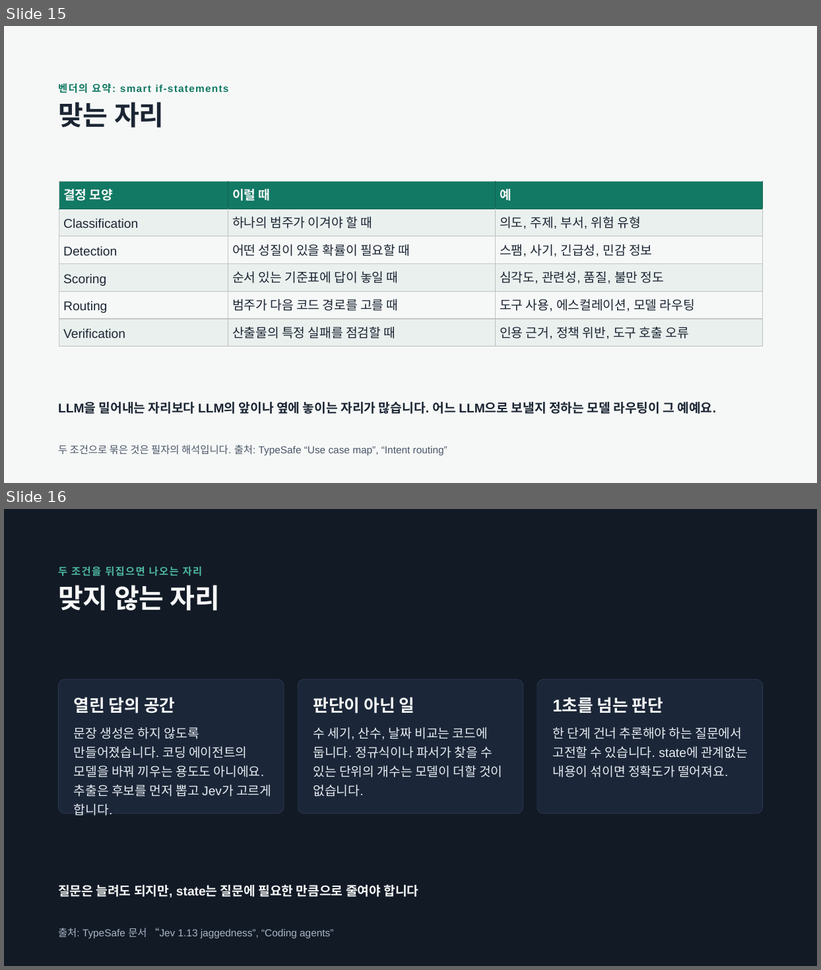
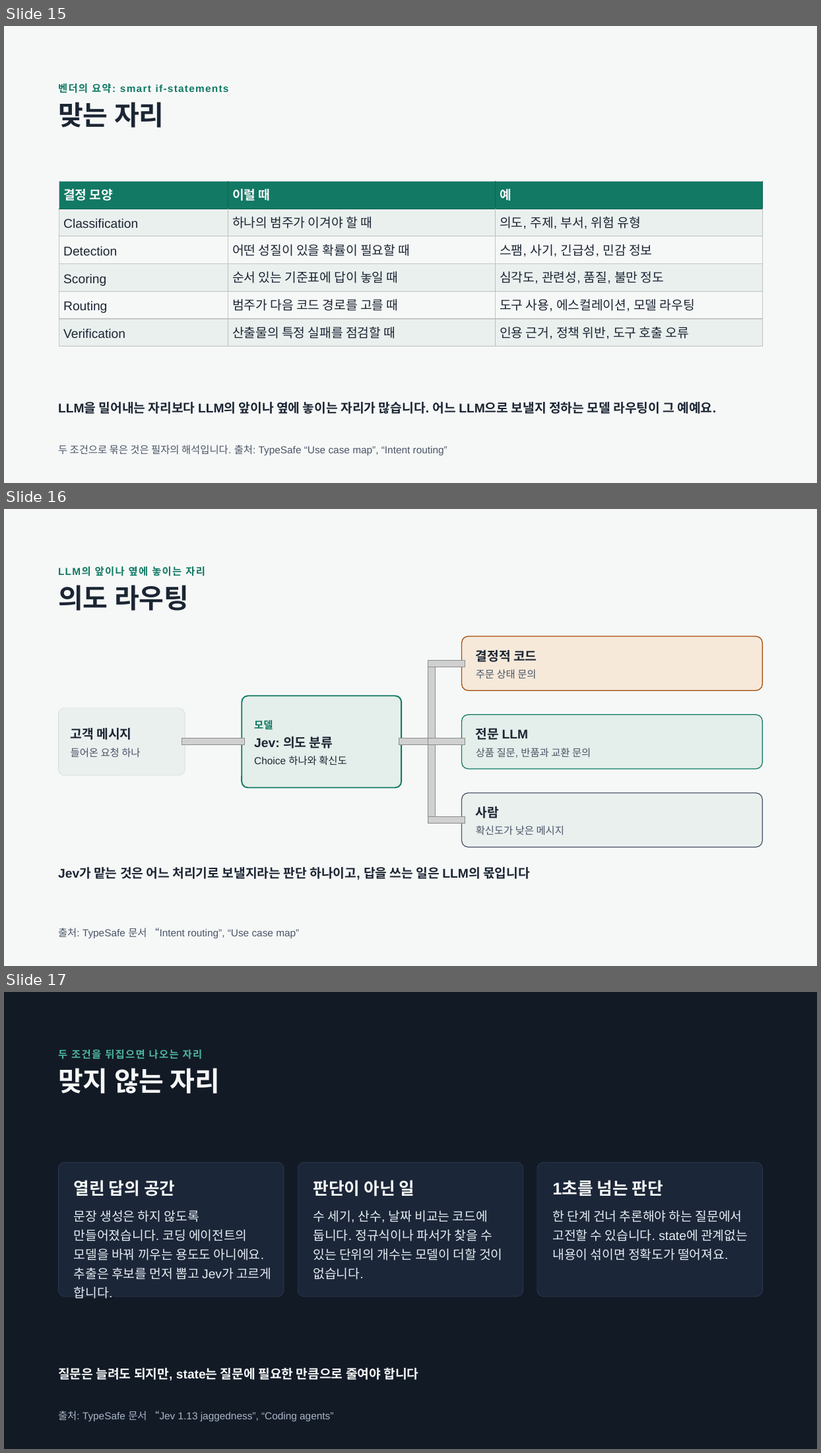
Before and after one commit to SeokRae/blog, a slide deck: presentations/jev-system-one-intro.pptx. Shown one above the other, each under a label of ours: slides 15 and 16 before the commit, slides 15, 16 and 17 after it. The pictures are 821x970 and 821x1453 pixels, drawn with LibreOffice and Linux fonts; fonts in the diff are those of the drawing; grey boxes stand for pictures. Boxes give left, top, right and bottom in pixels: in the first picture for what was removed or moved away, otherwise in the second. Text is boxed around its words. In the diff, an @@ line names an element or a change of style, - is before the commit and + after.

```diff
--- a/presentations/jev-system-one-intro.pptx
+++ b/presentations/jev-system-one-intro.pptx
@@ slide 16 added at <box>4,509,817,966</box>, background #F6F8F7 @@
@@ text added at <box>58,566,205,576</box>, 12 pt, text #117964, bold @@
+LLM의 앞이나 옆에 놓이는 자리
@@ title added at <box>58,585,189,611</box>, 32 pt, text #1B2533, bold @@
+의도 라우팅
@@ rounded rectangle added at <box>462,636,763,691</box>, fill #F6E9DA, outline #A64B0B 1 pt @@
@@ picture added at <box>428,660,435,824</box> @@
@@ picture added at <box>428,660,465,667</box> @@
@@ text added at <box>476,650,537,662</box>, 15 pt, text #1B2533, bold @@
+결정적 코드
@@ text added at <box>476,669,536,679</box>, 12 pt, text #4A5568 @@
+주문 상태 문의
@@ rounded rectangle added at <box>242,696,402,788</box>, fill #E4EEEA, outline #117964 1.5 pt @@
@@ rounded rectangle added at <box>58,708,185,776</box>, fill #EAF0EE, outline #D3DDD9 0.5 pt @@
@@ text added at <box>254,720,273,730</box>, 12 pt, text #117964, bold @@
+모델
@@ rounded rectangle added at <box>462,715,763,770</box>, fill #E4EEEA, outline #117964 1 pt @@
@@ text added at <box>71,728,131,740</box>, 15 pt, text #1B2533, bold @@
+고객 메시지
@@ picture added at <box>182,739,245,745</box> @@
@@ text added at <box>254,737,333,749</box>, 15 pt, text #1B2533, bold @@
+Jev: 의도 분류
@@ picture added at <box>399,739,435,745</box> @@
@@ picture added at <box>428,739,465,745</box> @@
@@ text added at <box>476,728,529,740</box>, 15 pt, text #1B2533, bold @@
+전문 LLM
@@ text added at <box>71,748,140,757</box>, 12 pt, text #4A5568 @@
+들어온 요청 하나
@@ text added at <box>254,756,347,765</box>, 12 pt, text #1B2533 @@
+Choice 하나와 확신도
@@ text added at <box>476,748,591,758</box>, 12 pt, text #4A5568 @@
+상품 질문, 반품과 교환 문의
@@ rounded rectangle added at <box>462,793,763,848</box>, fill #EAF0EE, outline #4A5568 1 pt @@
@@ picture added at <box>428,817,465,824</box> @@
@@ text added at <box>476,807,499,819</box>, 15 pt, text #1B2533, bold @@
+사람
@@ text added at <box>476,826,564,835</box>, 12 pt, text #4A5568 @@
+확신도가 낮은 메시지
@@ text added at <box>58,867,530,880</box>, 15 pt, text #1B2533, bold @@
+Jev가 맡는 것은 어느 처리기로 보낼지라는 판단 하나이고, 답을 쓰는 일은 LLM의 몫입니다
@@ text added at <box>58,928,299,939</box>, 12 pt, text #4A5568 @@
+출처: TypeSafe 문서 “Intent routing”, “Use case map”
@@ what was slide 16 is now slide 17 @@
```
Also in this commit, not shown: 8 slides changed, 1 other slide added, 1 slide removed.
